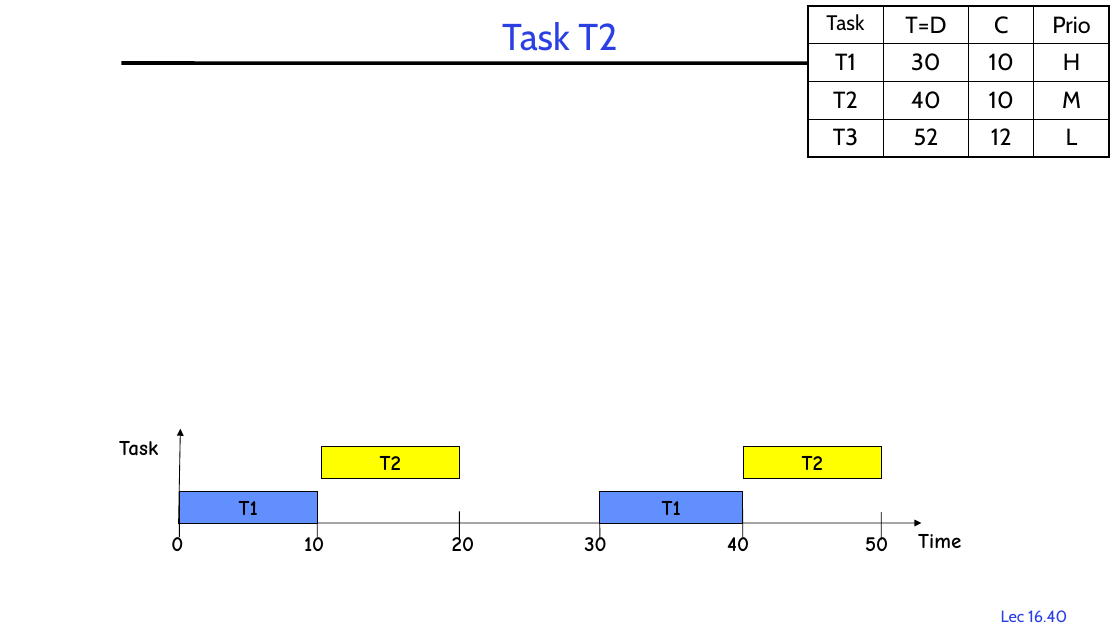
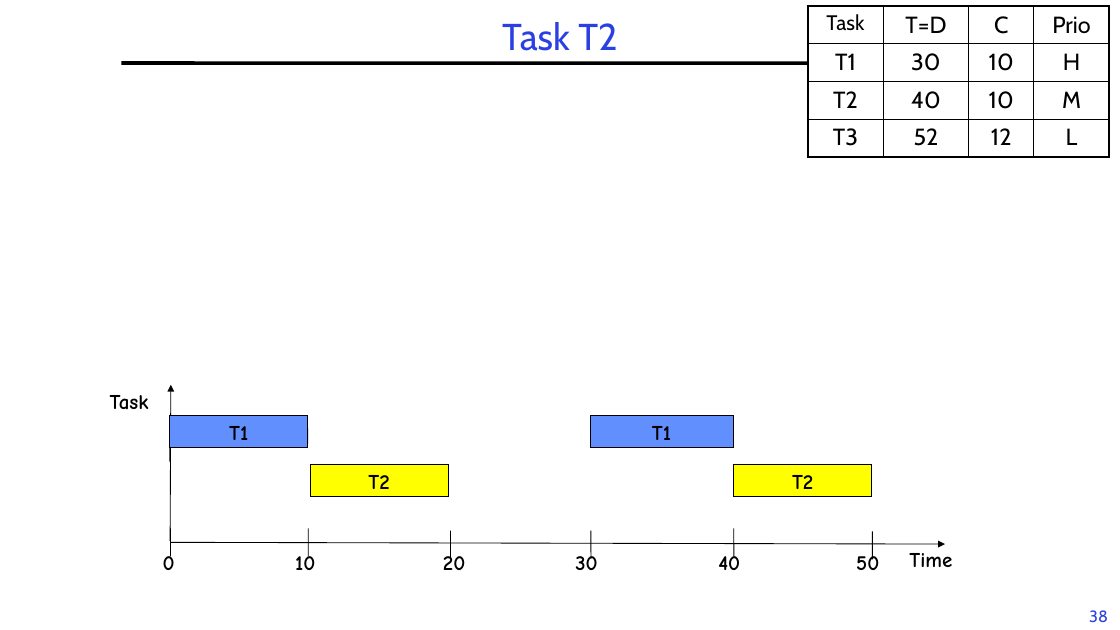
Before and after one commit to guhofstra/CSC256Fa25, a slide deck: slide 38 of PPTs/L6-RTScheduling.pptx (slide 40 before the commit). Drawn at 1120x630 pixels with LibreOffice and Linux fonts; fonts in the diff are those of the drawing; grey boxes stand for pictures; background and template pictures are left out. Boxes give left, top, right and bottom in pixels: in the first picture for what was removed or moved away, otherwise in the second. Text is boxed around its words. In the diff, an @@ line names an element or a change of style, - is before the commit and + after.

```diff
--- a/PPTs/L6-RTScheduling.pptx
+++ b/PPTs/L6-RTScheduling.pptx
@@ text "Task": place and size @@
-text "Task" at [119,441,158,456]
+text "Task" at [110,395,149,410]
@@ arrow moved from (179, 524) - (181, 429) to (171, 541) - (171, 385) @@
@@ rectangle "T1": place and size @@
-rectangle "T1" at [180,492,318,523]
+rectangle "T1" at [170,416,308,448]
@@ line added from (308, 416) to (308, 444), #000000 0.75 pt @@
@@ rectangle "T1": place and size @@
-rectangle "T1" at [600,492,743,523]
+rectangle "T1" at [591,416,734,448]
@@ line added from (732, 416) to (732, 444), #000000 0.75 pt @@
@@ line added from (170, 434) to (170, 462), #000000 0.75 pt @@
@@ 7 texts, 6 lines, 2 rectangles: place and size @@
-7 texts, 6 lines, 2 rectangles at [171,446,961,551]
+7 texts, 6 lines, 2 rectangles at [163,465,952,570]
@@ arrow moved from (180, 523) - (922, 523) to (171, 543) - (945, 544) @@
@@ page number removed at [1001,610,1067,622] @@
-Lec 16.40
@@ page number added at [1089,610,1108,622], 14 pt, text #2A40E2 @@
+38
```
Also in this commit, not shown: 78 other slides changed, 2 slides removed, 1 other file.
